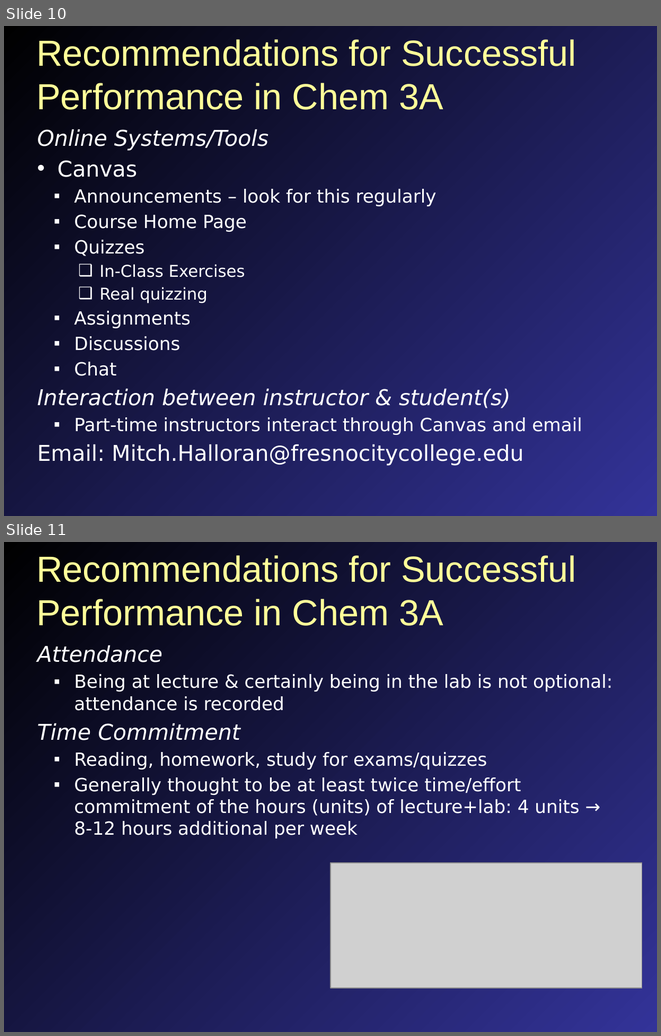
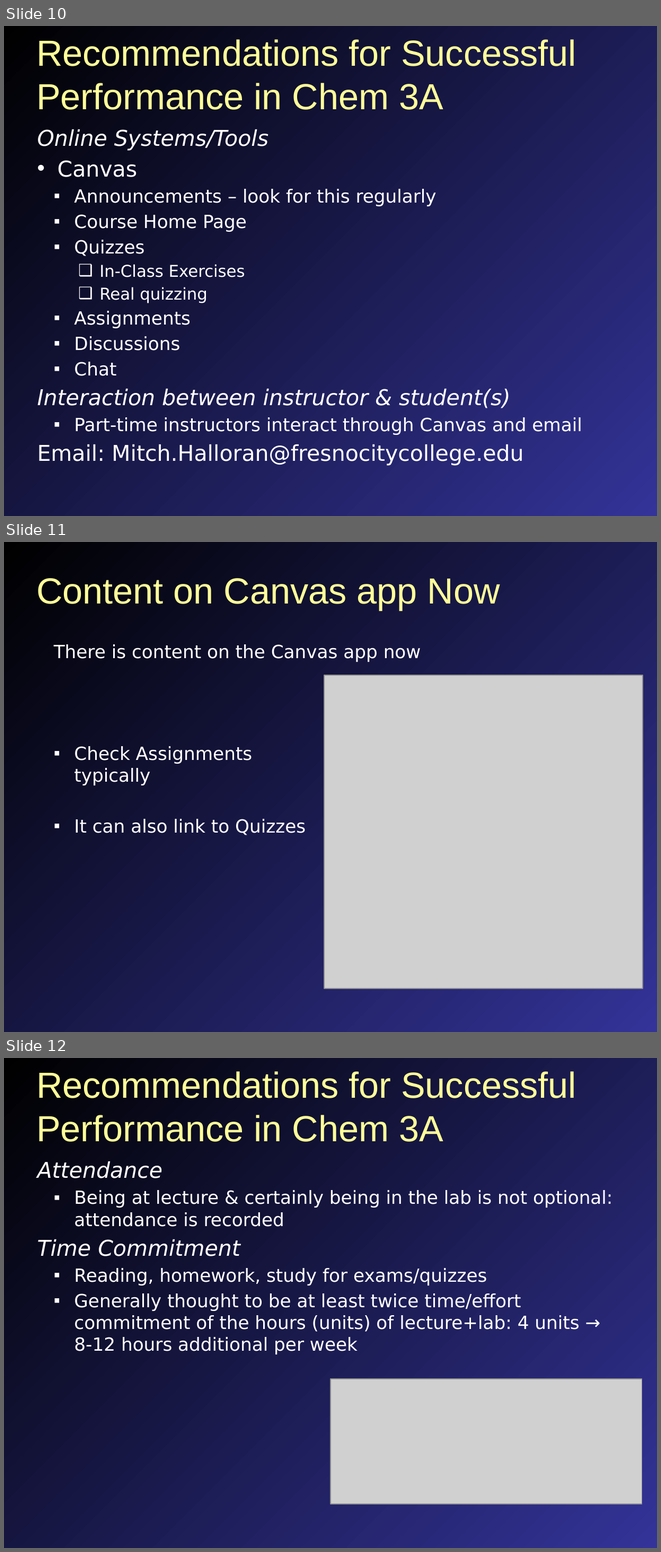
Before and after one commit to mavigozler/mavigozler.github.io, a slide deck: Teaching/Chemistry/FCC Chem 3A _Course Administration.pptx. Shown one above the other, each under a label of ours: slides 10 and 11 before the commit, slides 10, 11 and 12 after it. The pictures are 661x1036 and 661x1552 pixels, drawn with LibreOffice and Linux fonts; fonts in the diff are those of the drawing; grey boxes stand for pictures. Boxes give left, top, right and bottom in pixels: in the first picture for what was removed or moved away, otherwise in the second. Text is boxed around its words. In the diff, an @@ line names an element or a change of style, - is before the commit and + after.

```diff
--- a/Teaching/Chemistry/FCC Chem 3A _Course Administration.pptx
+++ b/Teaching/Chemistry/FCC Chem 3A _Course Administration.pptx
@@ slide 11 added at bbox=[4, 542, 657, 1032], background gradient #000000 to #333399 @@
@@ title added at bbox=[36, 578, 500, 610], 40 pt, text #FFFF99 @@
+Content on Canvas app Now
@@ text added at bbox=[54, 644, 421, 835], 20 pt, text #FFFFFF @@
+  There is content on the Canvas app now
+  ▪ Check Assignments
+    typically
+  ▪ It can also link to Quizzes
@@ picture added at bbox=[324, 675, 643, 989] @@
@@ what was slide 11 is now slide 12 @@
```
Also in this commit, not shown: 31 other files.
